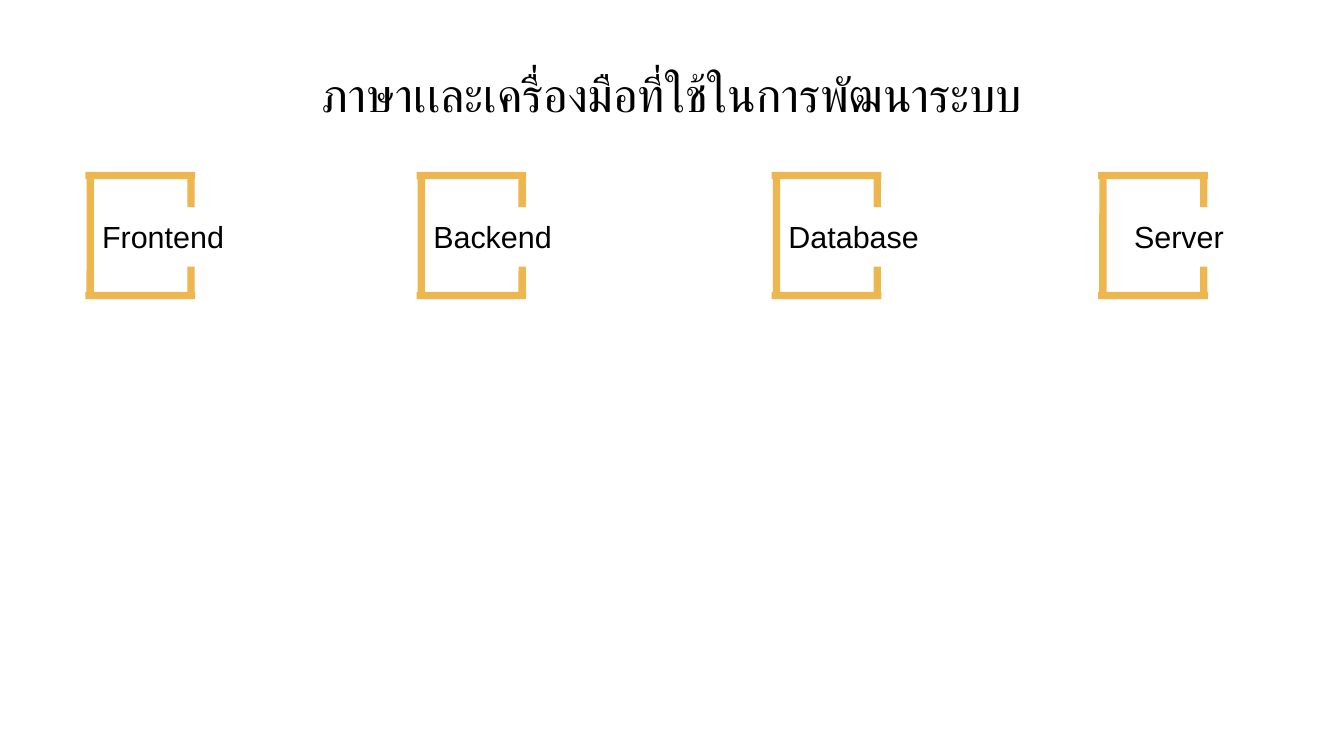
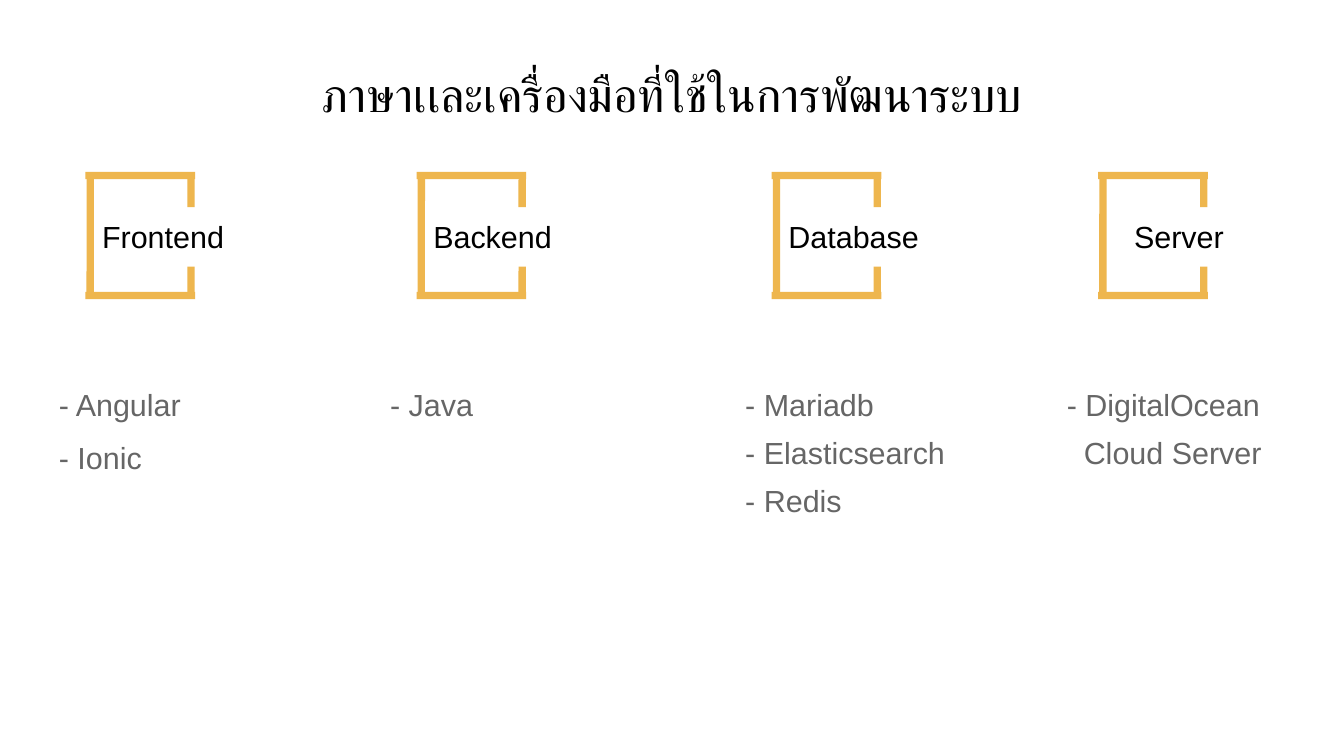
Before and after one commit to mandarinkb/project-final-document, a slide deck: slide 3 of presentation/slide-presentation.odp. Drawn at 1344x756 pixels with LibreOffice and Linux fonts; fonts in the diff are those of the drawing; background and template pictures are left out. Boxes give left, top, right and bottom in pixels: in the first picture for what was removed or moved away, otherwise in the second. Text is boxed around its words. In the diff, an @@ line names an element or a change of style, - is before the commit and + after.

Commit message:
modify slide v0.2

```diff
--- a/presentation/slide-presentation.odp
+++ b/presentation/slide-presentation.odp
@@ text added at (76,394,181,422), 18 pt, text #666666 @@
+- Angular
@@ text added at (409,395,473,417), 18 pt, text #666666 @@
+- Java
@@ text added at (764,394,874,417), 18 pt, text #666666 @@
+- Mariadb
@@ text added at (1085,394,1259,422), 18 pt, text #666666 @@
+- DigitalOcean
@@ text added at (77,447,141,470), 18 pt, text #666666 @@
+- Ionic
@@ text added at (764,442,945,465), 18 pt, text #666666 @@
+- Elasticsearch
@@ text added at (1084,442,1262,465), 18 pt, text #666666 @@
+Cloud Server
@@ text added at (764,490,842,513), 18 pt, text #666666 @@
+- Redis
```
Also in this commit, not shown: 2 other slides changed, 5 slides added, 1 slide removed, 17 other files.
